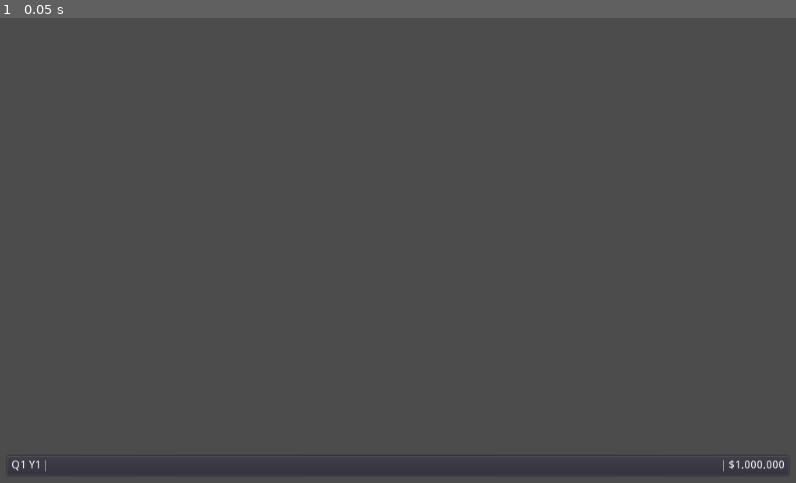
Above: before the commit, frame 1.
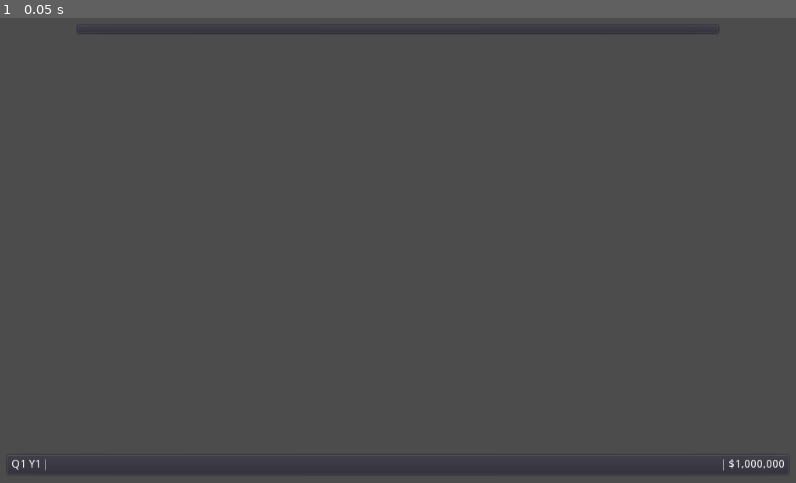
Above: after the commit, the same moment.

Repository: freettd/freettd
Game: Godot game, scene res://scenes/Main.tscn
Two runs of this game, one before a commit and one after it. Both use one fixed random seed, a clock stepped at 60 frames per second and the inputs below.
Inputs:
- Up to frame 1 (0.05 s): no input

The runs differ from the first frame. In frame 1, 0.5% of the frame differs, in the area x 1-99%, y 3-98%.

Commit message:
updte statusbar

Diff:
--- a/scenes/desktop-ui/DesktopUI.tscn
+++ b/scenes/desktop-ui/DesktopUI.tscn
@@ -2,13 +2,25 @@
 
 [node name="DesktopUI" type="CanvasLayer"]
 
+[node name="PanelContainer" type="PanelContainer" parent="."]
+anchor_left = 0.5
+anchor_right = 0.5
+margin_left = -412.0
+margin_top = 10.0
+margin_right = 412.0
+margin_bottom = 14.0
+__meta__ = {
+"_edit_use_anchors_": false
+}
+
 [node name="Statusbar" type="PanelContainer" parent="."]
+anchor_left = 0.5
 anchor_top = 1.0
-anchor_right = 1.0
+anchor_right = 0.5
 anchor_bottom = 1.0
-margin_left = 10.0
-margin_top = -38.0
-margin_right = -10.0
+margin_left = -502.0
+margin_top = -39.0
+margin_right = 502.0
 margin_bottom = -10.0
 size_flags_horizontal = 3
 size_flags_vertical = 3
